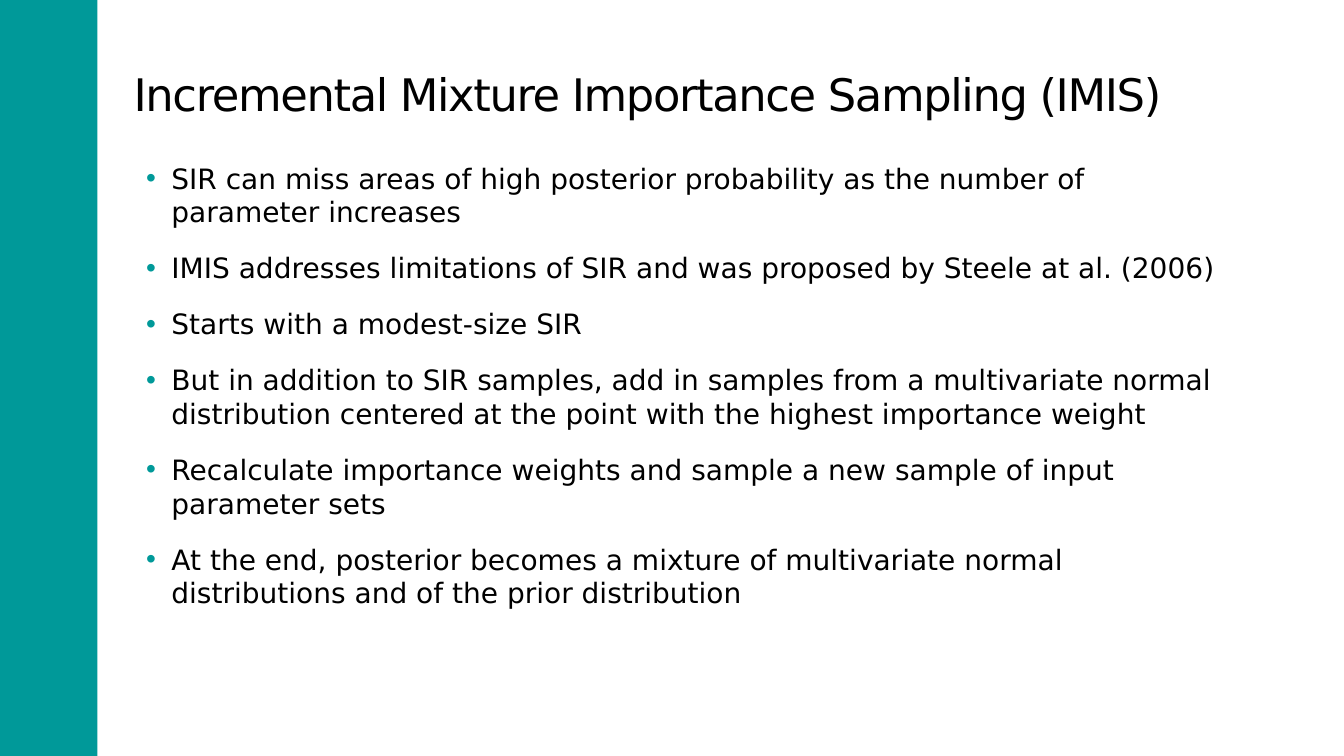
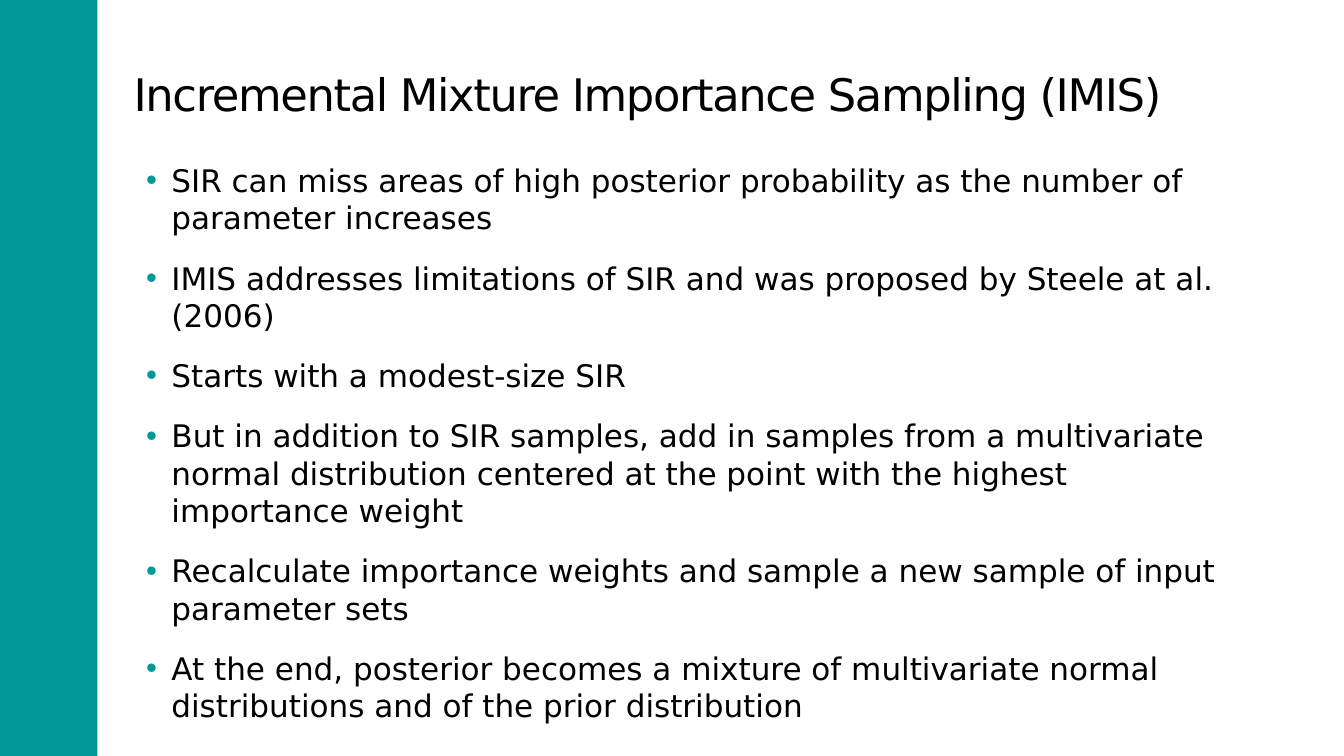
Before and after one commit to DARTH-git/model-calibration-ispor-shortcourse, a slide deck: slide 34 of ISPOR2023_Calibration.pptx. Drawn at 1344x756 pixels with LibreOffice and Linux fonts; fonts in the diff are those of the drawing. Boxes give left, top, right and bottom in pixels: in the first picture for what was removed or moved away, otherwise in the second. Text is boxed around its words. In the diff, an @@ line names an element or a change of style, - is before the commit and + after.

```diff
--- a/ISPOR2023_Calibration.pptx
+++ b/ISPOR2023_Calibration.pptx
@@ text "SIR can miss areas of ..." at (171, 168, 1215, 724): size 20 to 22.2 pt @@
```
Also in this commit, not shown: 3 other slides changed, 1 other file.
